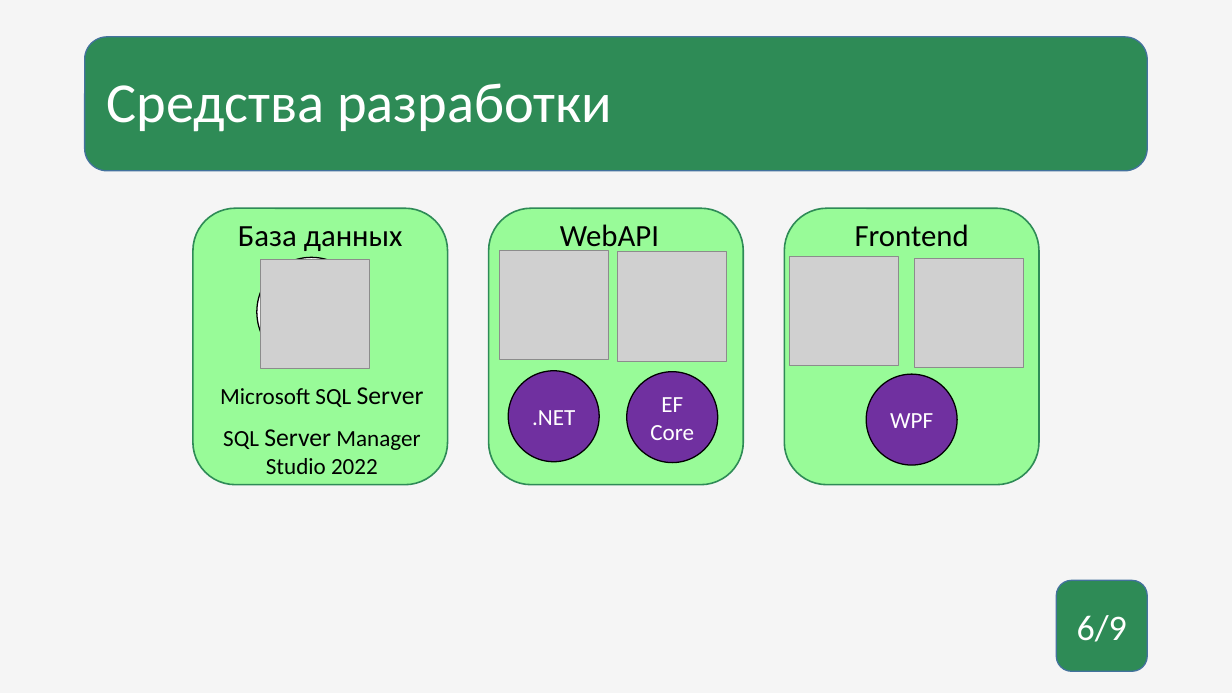
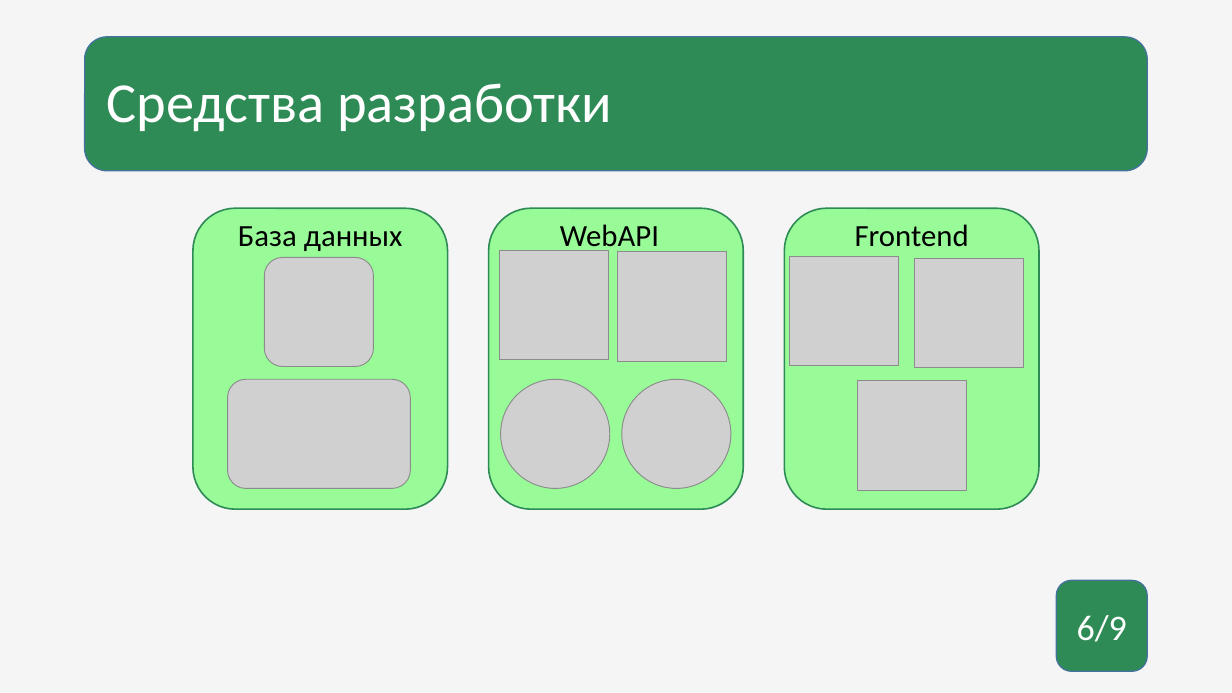
Before and after one commit to Poll33nn/CourseProject, a slide deck: slide 6 of Презентация.pptx. Drawn at 1232x693 pixels with LibreOffice and Linux fonts; fonts in the diff are those of the drawing; grey boxes stand for pictures; background and template pictures are left out. Boxes give left, top, right and bottom in pixels: in the first picture for what was removed or moved away, otherwise in the second. Text is boxed around its words. In the diff, an @@ line names an element or a change of style, - is before the commit and + after.

```diff
--- a/Презентация.pptx
+++ b/Презентация.pptx
@@ rounded rectangle: place and size @@
-rounded rectangle at (193,208,448,484)
+rounded rectangle at (193,208,448,509)
@@ rounded rectangle: place and size @@
-rounded rectangle at (489,208,744,484)
+rounded rectangle at (489,208,744,509)
@@ rounded rectangle: place and size @@
-rounded rectangle at (785,208,1040,484)
+rounded rectangle at (785,208,1040,509)
@@ ellipse removed at (257,258,366,367) @@
@@ text removed at (220,387,424,407) @@
-Microsoft SQL Server
@@ picture added at (227,380,410,489) @@
@@ picture added at (501,380,610,489) @@
@@ ellipse removed at (508,371,599,461) @@
-.NET
@@ picture added at (622,380,731,489) @@
@@ ellipse removed at (627,372,717,462) @@
-EF
-Core
@@ picture added at (858,381,967,490) @@
@@ ellipse removed at (866,374,957,465) @@
-WPF
@@ text removed at (223,429,420,474) @@
-SQL Server Manager Studio 2022
```
Also in this commit, not shown: 4 other files.
